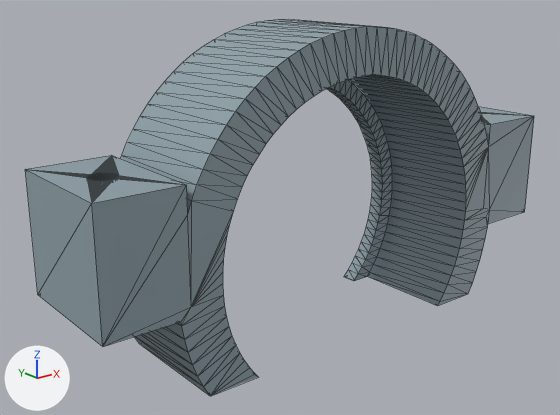
Two versions of the glTF model projects/YT0101-dispensador-canino/out/piezas/est_collar_cuello.glb, one commit apart.
Rendered twice from a 50 mm lens placed at (-87.4, -98.8, 44.7), pointed at (-6.1, 2.9, 4.0). The axes (+X, +Y, +Z) are drawn at lower left. The lights are the same throughout. The first picture is the older version. Mesh edges are drawn as thin lines. Where no turn or scale is listed for an object, it has been applied to the vertices.

Objects in the first picture: 'geometry_0'.
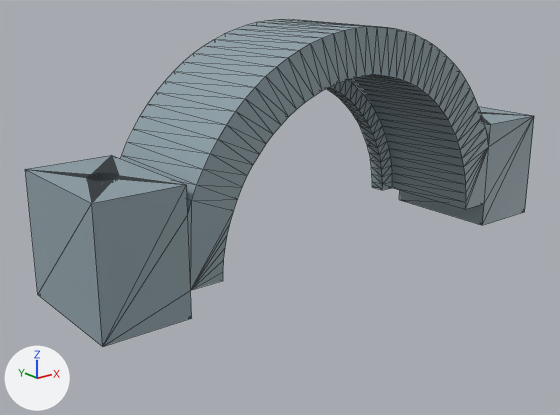
Location of each change, (x1, y1, x2, y2) in pixels of the pictures (560 x 415 px):
'geometry_0', reshaped (13% shorter)
    before: (25, 19, 534, 396)
    after: (25, 19, 534, 347)
part 1 of me_geometry_0, cut back
    before: (103, 201, 258, 396)
    after: (103, 201, 233, 346)
part 2 of me_geometry_0, cut back
    before: (344, 116, 534, 306)
    after: (372, 116, 534, 225)

The change in detail:
me_geometry_0 is used by ob_geometry_0; location (0.0, 0.0, 0.0).
me_geometry_0 had 879 vertices, 1762 faces and spanned x -47.5..47.5, y -11.0..11.0, z -17.8..35.5.
me_geometry_0 now has 730 vertices, 1464 faces and spans x -47.5..47.5, y -11.0..11.0, z -4.0..35.5.
me_geometry_0 part 1: 1 vertex moved from x -27.9, y -11.0, z 0.0 to x -27.9, y -11.0, z 0.4; 83 vertices removed from x -35.3..-17.6, y -11.0..11.0, z -17.8..0.0; 9 vertices added at x -33.5..-25.0, y -11.0..11.0, z -4.0..0.8.
me_geometry_0 part 2: 1 vertex moved from x 27.9, y 11.0, z 0.0 to x 25.0, y 11.0, z 0.4; 83 vertices removed from x 17.6..35.5, y -11.0..11.0, z -17.8..0.0; 8 vertices added at x 25.0..33.5, y -11.0..11.0, z -4.0..0.4.
